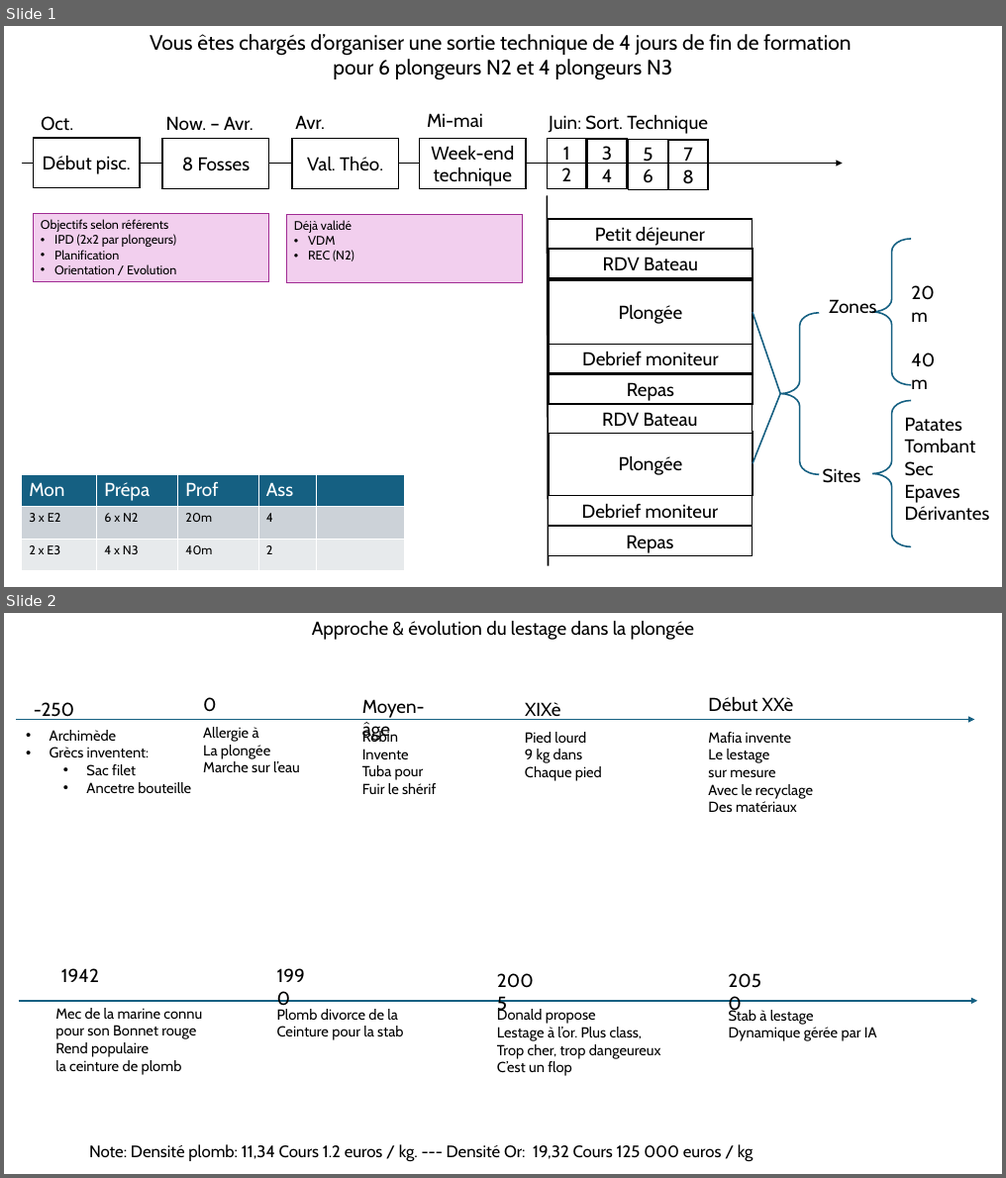
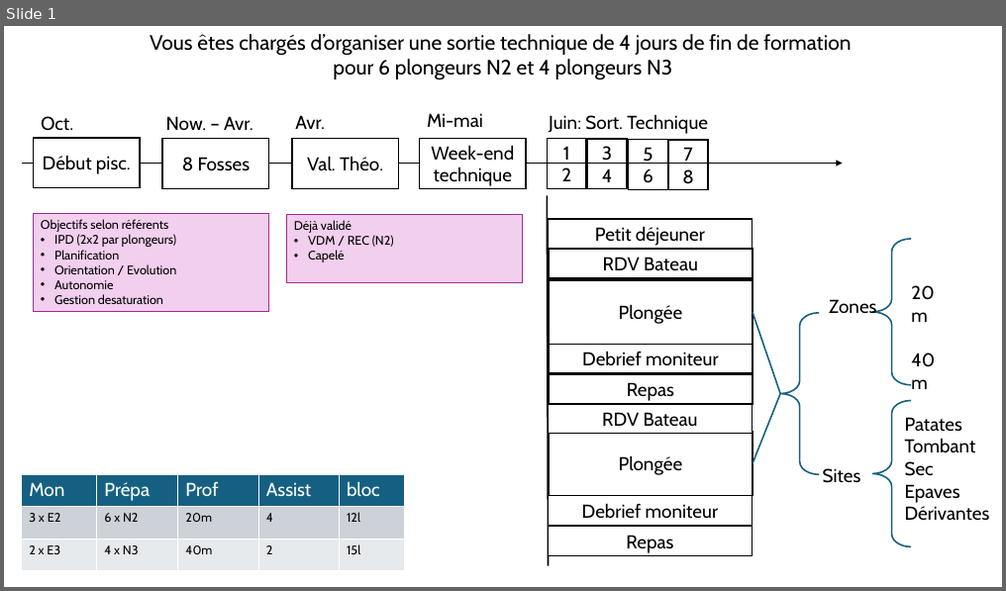
Before and after one commit to ArtigueOlivier/mf1, a slide deck: ppt/final-n2-n3-4j.pptx. Shown one above the other, each under a label of ours: slides 1 and 2 before the commit, slide 1 after it. The pictures are 1006x1178 and 1006x591 pixels, drawn with LibreOffice and Linux fonts; fonts in the diff are those of the drawing. Boxes give left, top, right and bottom in pixels: in the first picture for what was removed or moved away, otherwise in the second. Text is boxed around its words. In the diff, an @@ line names an element or a change of style, - is before the commit and + after.

```diff
--- a/ppt/final-n2-n3-4j.pptx
+++ b/ppt/final-n2-n3-4j.pptx
@@ slide 2 removed at (x1=4, y1=613, x2=1002, y2=1174), background #FFFFFF @@
@@ text removed at (x1=312, y1=620, x2=695, y2=640) @@
-Approche & évolution du lestage dans la plongée
@@ text removed at (x1=203, y1=697, x2=216, y2=712) @@
-0
@@ text removed at (x1=362, y1=699, x2=425, y2=741) @@
-Moyen-âge
@@ text removed at (x1=708, y1=696, x2=794, y2=712) @@
-Début XXè
@@ arrow removed from (16, 719) to (975, 719) @@
@@ text removed at (x1=34, y1=702, x2=74, y2=720) @@
--250
@@ text removed at (x1=50, y1=730, x2=191, y2=793) @@
-• Archimède
-• Grècs inventent:
-  • Sac filet
-  • Ancetre bouteille
@@ text removed at (x1=203, y1=727, x2=300, y2=772) @@
-Allergie à
-La plongée
-Marche sur l’eau
@@ text removed at (x1=362, y1=729, x2=436, y2=794) @@
-Robin
-Invente
-Tuba pour
-Fuir le shérif
@@ text removed at (x1=525, y1=702, x2=560, y2=720) @@
-XIXè
@@ text removed at (x1=525, y1=732, x2=602, y2=781) @@
-Pied lourd
-9 kg dans
-Chaque pied
@@ text removed at (x1=708, y1=732, x2=813, y2=812) @@
-Mafia invente
-Le lestage
-sur mesure
-Avec le recyclage
-Des matériaux
@@ text removed at (x1=61, y1=968, x2=99, y2=982) @@
-1942
@@ text removed at (x1=269, y1=960, x2=325, y2=990) @@
-1990
@@ text removed at (x1=490, y1=965, x2=546, y2=995) @@
-2005
@@ text removed at (x1=721, y1=965, x2=776, y2=995) @@
-2050
@@ arrow removed from (18, 1001) to (978, 1001) @@
@@ text removed at (x1=55, y1=1008, x2=202, y2=1075) @@
-Mec de la marine connu
-pour son Bonnet rouge
-Rend populaire
-la ceinture de plomb
@@ text removed at (x1=277, y1=1009, x2=403, y2=1041) @@
-Plomb divorce de la
-Ceinture pour la stab
@@ text removed at (x1=497, y1=1008, x2=661, y2=1076) @@
-Donald propose
-Lestage à l’or. Plus class,
-Trop cher, trop dangeureux
-C’est un flop
@@ text removed at (x1=729, y1=1008, x2=877, y2=1042) @@
-Stab à lestage
-Dynamique gérée par IA
@@ text removed at (x1=89, y1=1145, x2=753, y2=1162) @@
-Note: Densité plomb: 11,34 Cours 1.2 euros / kg. --- Densité Or: 19,32 Cours 125 000 euros / kg
@@ slide 1 changed as well @@
@@ rectangle "Objectifs selon référents" resized from (x1=33, y1=214, x2=269, y2=282) to (x1=33, y1=214, x2=269, y2=312) @@
@@ text in rectangle at (x1=308, y1=235, x2=394, y2=263): text changed @@
-• VDM
-• REC (N2)
+• VDM / REC (N2)
+• Capelé
@@ text in rectangle at (x1=54, y1=280, x2=163, y2=304): paragraphs added @@
+• Autonomie
+• Gestion desaturation
@@ table at (x1=21, y1=475, x2=405, y2=571) @@
-row 1, column 4: Ass
+row 1, column 4: Assist
-row 1, column 5: 
+row 1, column 5: bloc
-row 2, column 5: 
+row 2, column 5: 12l
-row 3, column 5: 
+row 3, column 5: 15l
```
Also in this commit, not shown: 1 slide added, 1 other file.
